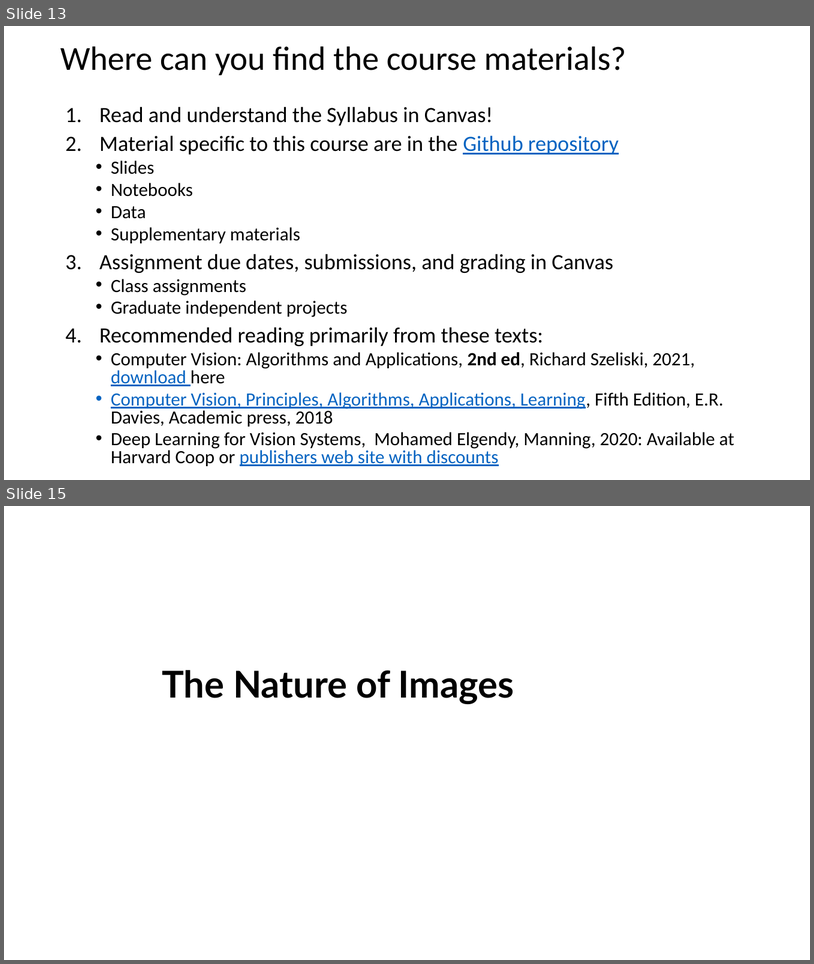
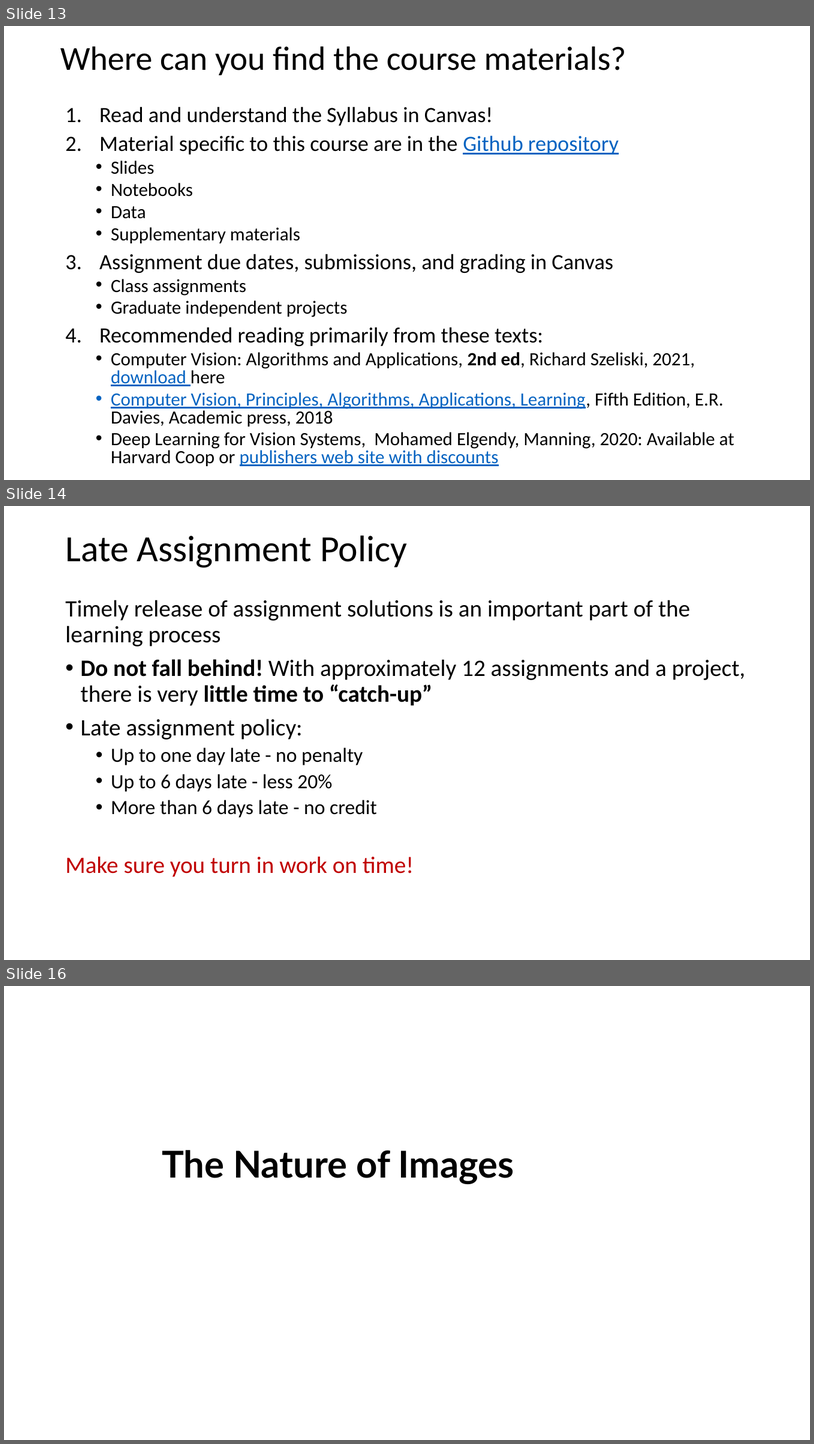
Before and after one commit to StephenElston/CSCI-E25, a slide deck: Slides/1_Introduction.pptx. Shown one above the other, each under a label of ours: slides 13 and 15 before the commit, slides 13, 14 and 16 after it; the slides between them are not shown. The pictures are 814x964 and 814x1444 pixels, drawn with LibreOffice and Linux fonts; fonts in the diff are those of the drawing. Boxes give left, top, right and bottom in pixels: in the first picture for what was removed or moved away, otherwise in the second. Text is boxed around its words. In the diff, an @@ line names an element or a change of style, - is before the commit and + after.

Commit message:
Updated and corre4cted slides

```diff
--- a/Slides/1_Introduction.pptx
+++ b/Slides/1_Introduction.pptx
@@ slide 14 added at box(4, 506, 810, 960), background #FFFFFF @@
@@ text added at box(65, 535, 407, 568), 44 pt, text #000000 @@
+Late Assignment Policy
@@ text added at box(65, 600, 746, 877), 28 pt, text #000000 @@
+Timely release of assignment solutions is an important part of the learning process
+• Do not fall behind! With approximately 12 assignments and a project, there is very little time to “catch-up”
+• Late assignment policy:
+  • Up to one day late - no penalty
+  • Up to 6 days late - less 20%
+  • More than 6 days late - no credit
+Make sure you turn in work on time!
@@ what was slide 15 is now slide 16 @@
```
